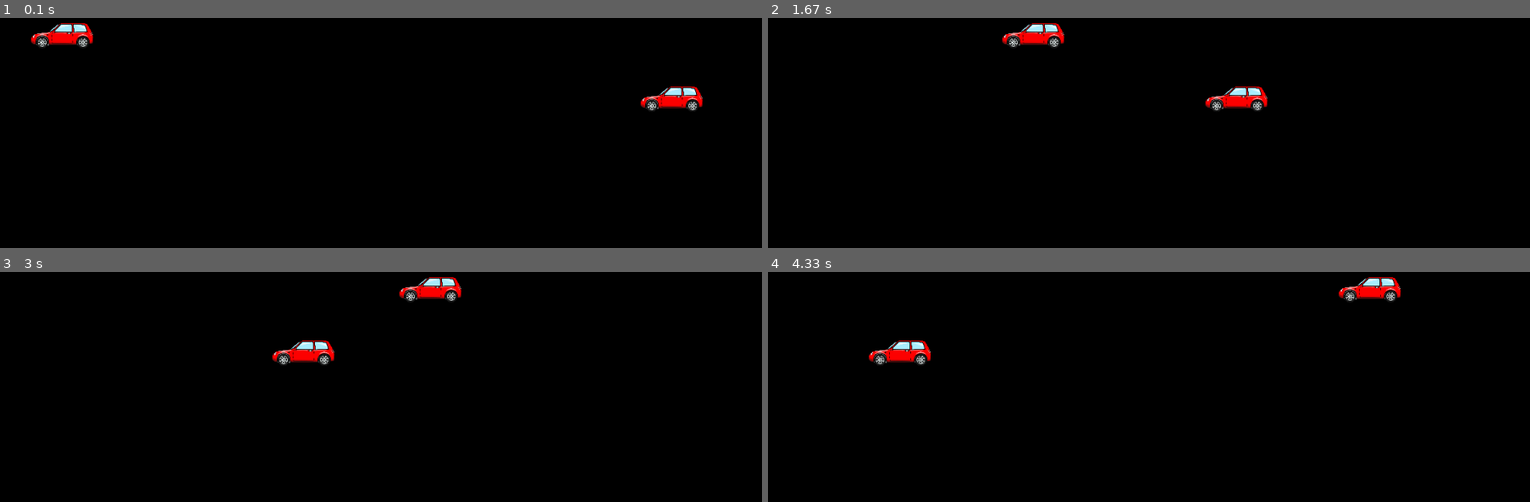
Above: before the commit, frames 1-4 (two rows, left to right).
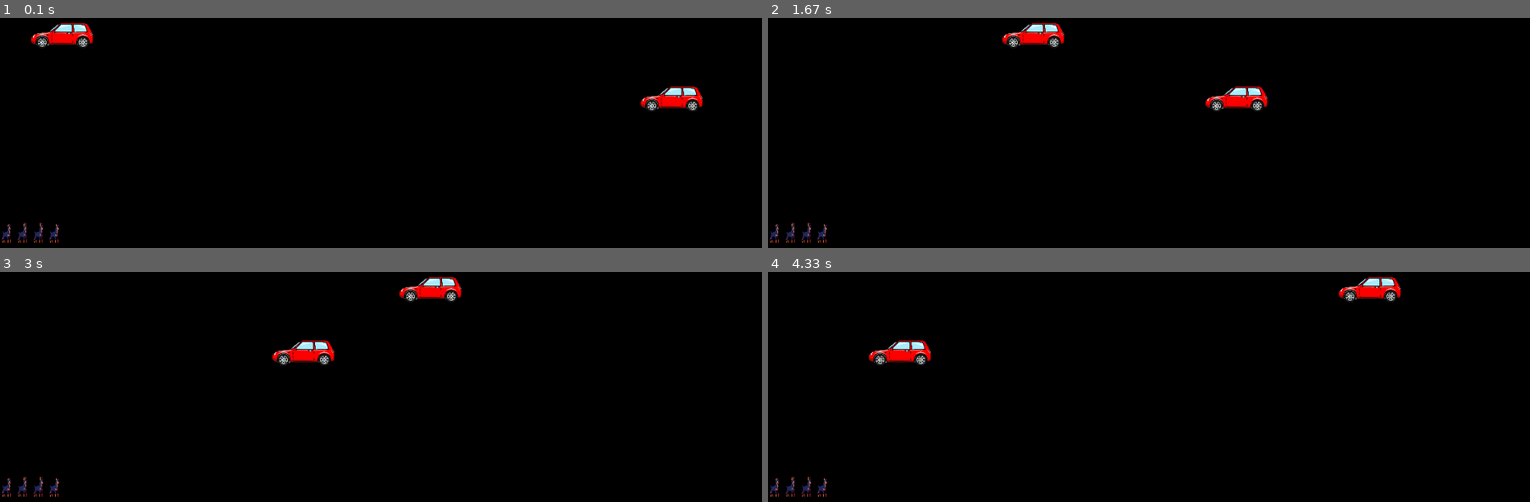
Above: after the commit, the same moments.

Repository: baby-sal/dogtective
Game: pygame game, started from user_interface/game.py
Two runs of this game, one before a commit and one after it. Both use one fixed random seed, a clock stepped at 60 frames per second and the inputs below.
Inputs:
- Up to frame 1 (0.1 s): no input
- Up to frame 2 (1.67 s): no input
- Up to frame 3 (3 s): no input
- Up to frame 4 (4.33 s): no input

The runs differ from the first frame. In frame 1, 0.2% of the frame differs, in the area x 0-8%, y 88-98%; in frame 2, 0.2%; in frame 3, 0.2%; in frame 4, 0.2%.

Commit message:
rendering character to screen using new logic

Diff:
--- a/user_interface/game.py
+++ b/user_interface/game.py
@@ -3,6 +3,7 @@
 import pygame
 import sys
 from logic.components.environmental import Obstacle
+from logic.components.character import Character
 
 
 class GameRunner:
@@ -19,9 +20,8 @@
         pygame.display.set_caption("Dogtective")
         self.clock = pygame.time.Clock()
 
-        # to be replaced with instance of Player/Character
-        # dogtective = pygame.image.load('../logic/assets/images/characters/dogtective_image.png')
-        dogtective_coords = [10, 700]
+        self.dog_group = pygame.sprite.Group()
+        self.dog_group.add(Character("dog"))
 
         car_img = pygame.image.load('../logic/assets/images/obstacles/car.png').convert_alpha()
         car1 = Obstacle("car1", car_img, 0, 0, 0.2, 10, 10, [1, 0])
@@ -30,6 +30,11 @@
 
         # self.game_display.blit(dogtective, dogtective_coords)
         pygame.display.update()
+
+    def render_all(self, *groups):
+        for group in groups:
+            group.draw(self.game_display)
+            group.update()
 
     # Game loop: Keeps window open until quit
     def game_loop(self):
@@ -48,6 +53,8 @@
                     car.update()
                     car.draw(self.game_display)
 
+            self.render_all(self.dog_group)
+
             pygame.display.update()
             self.clock.tick(20)
 
